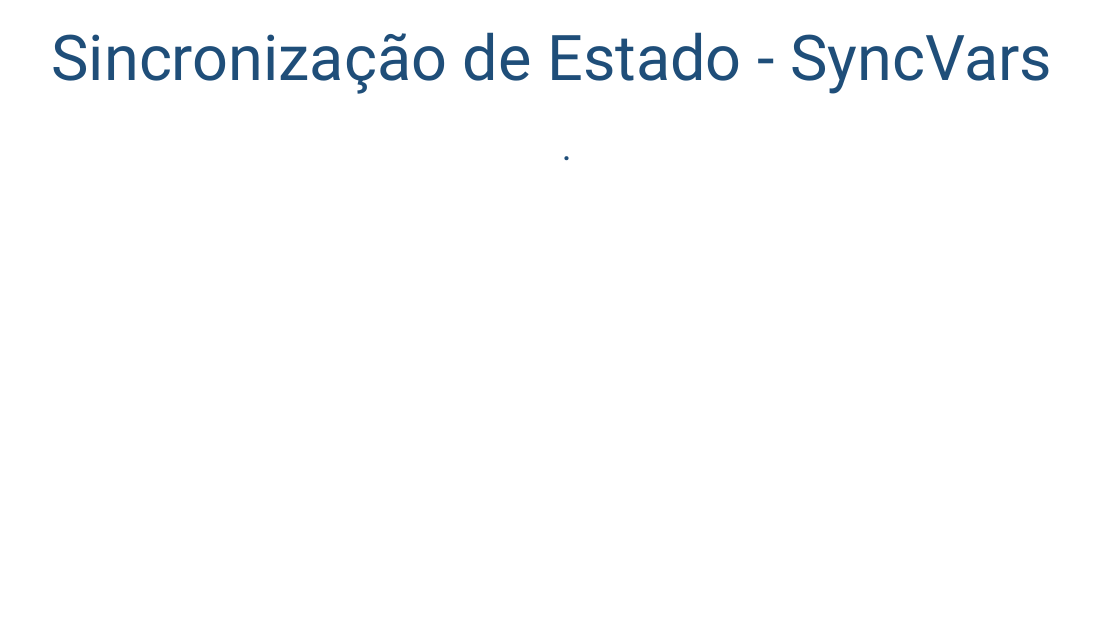
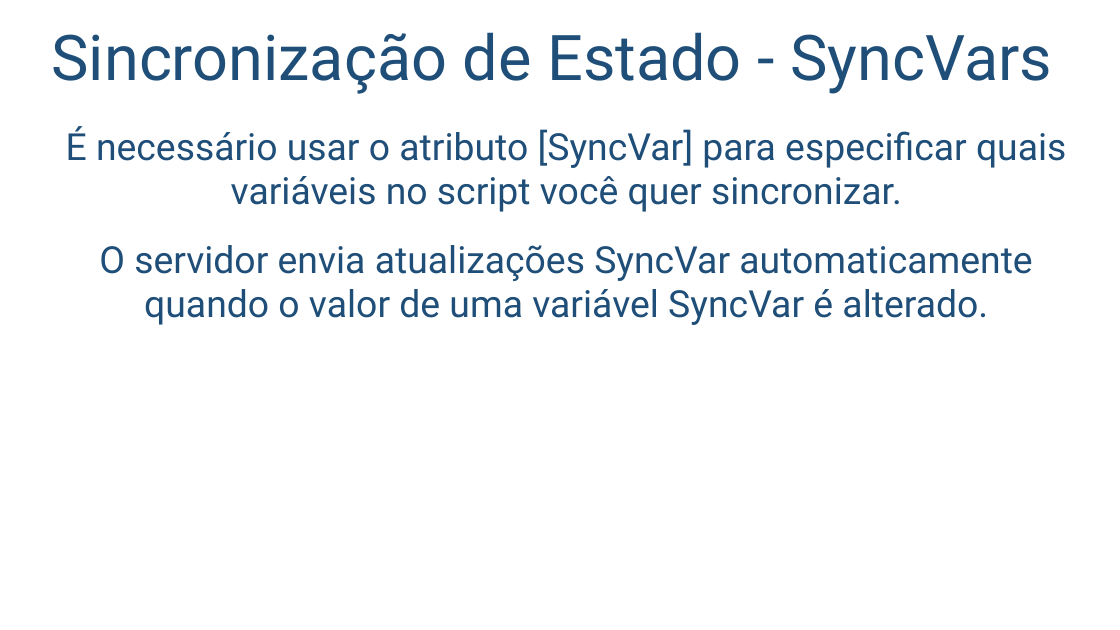
Before and after one commit to salmo-jr/public-slides, a slide deck: slide 20 of unity-multiplayer.pptx. Drawn at 1120x630 pixels with LibreOffice and Linux fonts; fonts in the diff are those of the drawing; background and template pictures are left out. Boxes give left, top, right and bottom in pixels: in the first picture for what was removed or moved away, otherwise in the second. Text is boxed around its words. In the diff, an @@ line names an element or a change of style, - is before the commit and + after.

Commit message:
adição dos slides: - Sincronização de Estado - SyncVars; e - Atributo ClientRPC

```diff
--- a/unity-multiplayer.pptx
+++ b/unity-multiplayer.pptx
@@ text at bbox=[66, 126, 1066, 325]: text changed @@
-.
+É necessário usar o atributo [SyncVar] para especificar quais variáveis no script você quer sincronizar.
+O servidor envia atualizações SyncVar automaticamente quando o valor de uma variável SyncVar é alterado.
```
Also in this commit, not shown: 2 slides added.
